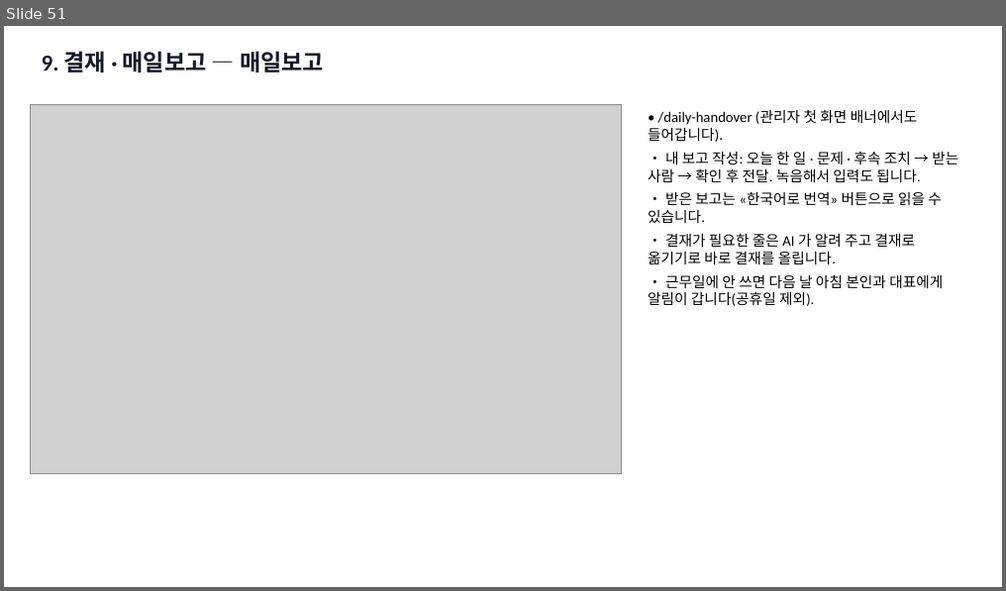
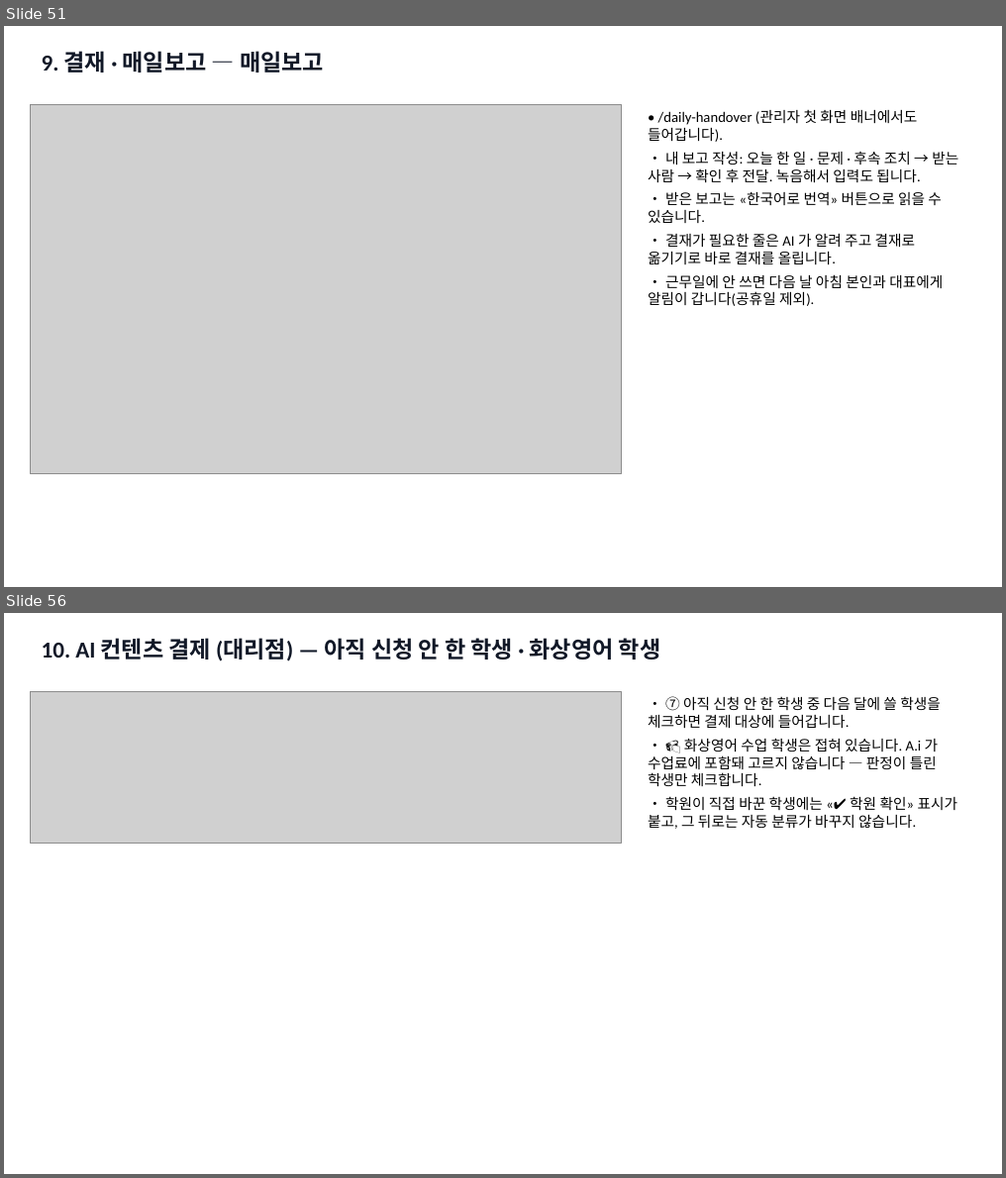
Before and after one commit to navy111p-sudo/mangoiweb, a slide deck: cloudflare-deploy/public/library/admin/admin-kr.pptx. Shown one above the other, each under a label of ours: slide 51 before the commit, slides 51 and 56 after it; the slides between them are not shown. The pictures are 1006x591 and 1006x1178 pixels, drawn with LibreOffice and Linux fonts; fonts in the diff are those of the drawing; grey boxes stand for pictures. Boxes give left, top, right and bottom in pixels: in the first picture for what was removed or moved away, otherwise in the second. Text is boxed around its words. In the diff, an @@ line names an element or a change of style, - is before the commit and + after.

```diff
--- a/cloudflare-deploy/public/library/admin/admin-kr.pptx
+++ b/cloudflare-deploy/public/library/admin/admin-kr.pptx
@@ slide 56 added at bbox=[4, 613, 1002, 1174], background #FFFFFF @@
@@ text added at bbox=[42, 638, 660, 662], 22 pt, text #111827, bold @@
+10. AI 컨텐츠 결제 (대리점) — 아직 신청 안 한 학생 · 화상영어 학생
@@ picture added at bbox=[30, 691, 622, 843] @@
@@ text added at bbox=[648, 696, 958, 829], 14 pt, text #000000 @@
+• ⑦ 아직 신청 안 한 학생 중 다음 달에 쓸 학생을 체크하면 결제 대상에 들어갑니다.
+• 📹 화상영어 수업 학생은 접혀 있습니다. A.i 가 수업료에 포함돼 고르지 않습니다 — 판정이 틀린 학생만 체크합니다.
+• 학원이 직접 바꾼 학생에는 «✔ 학원 확인» 표시가 붙고, 그 뒤로는 자동 분류가 바꾸지 않습니다.
```
Also in this commit, not shown: 3 slides changed, 6 other slides added, 21 other files.
